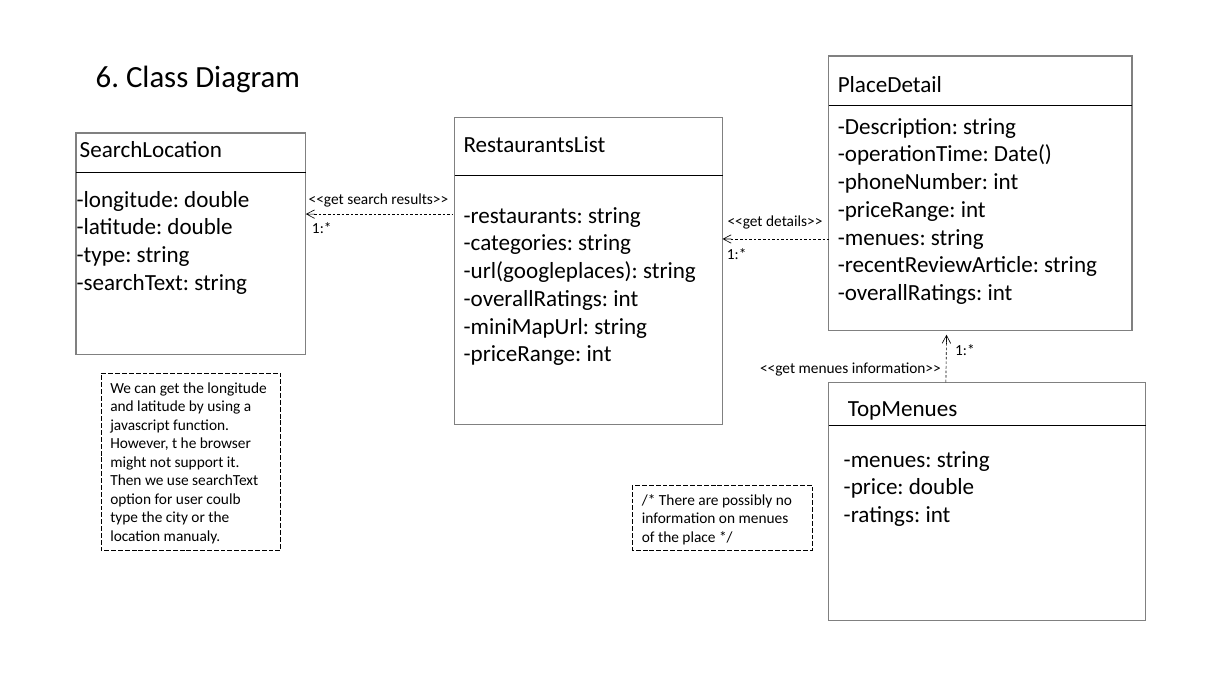
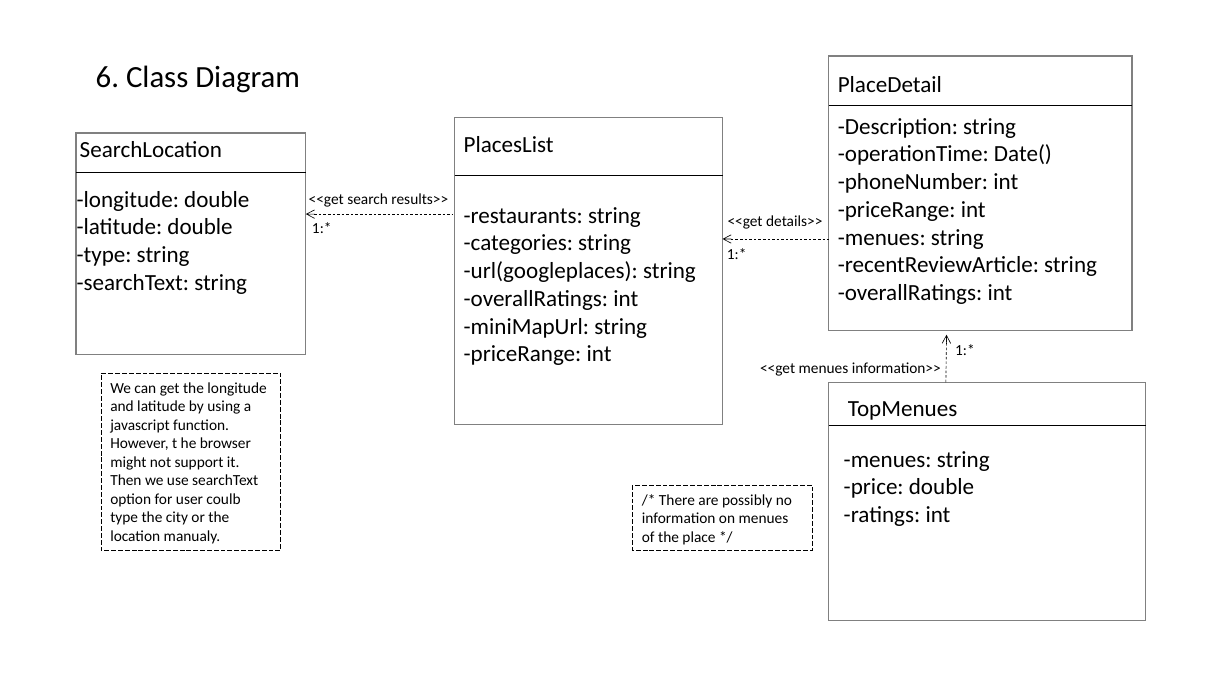
Before and after one commit to brianj-kim/ENSE-374-Project, a slide deck: slide 6 of Milestone#2 Reportouts/UMLDiagrams.pptx. Drawn at 1232x693 pixels with LibreOffice and Linux fonts; fonts in the diff are those of the drawing. Boxes give left, top, right and bottom in pixels: in the first picture for what was removed or moved away, otherwise in the second. Text is boxed around its words. In the diff, an @@ line names an element or a change of style, - is before the commit and + after.

```diff
--- a/Milestone#2 Reportouts/UMLDiagrams.pptx
+++ b/Milestone#2 Reportouts/UMLDiagrams.pptx
@@ text at [464,136,554,152]: text changed @@
-RestaurantsList
+PlacesList
```
Also in this commit, not shown: 2 slides added.
